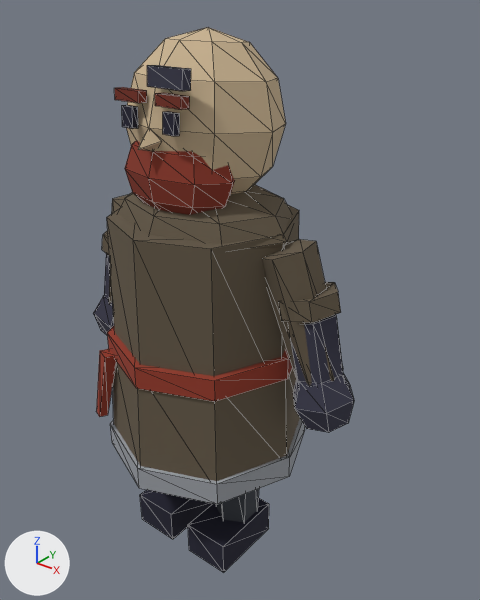
Renders of the glTF model assets/models/characters/abe.glb from each side of a commit.
Before and after are seen from a camera (50 mm lens) standing at (1.312, -1.465, 1.892) and looking at (0.071, 0.086, 0.93). Arrows for +X, +Y and +Z are at lower left; the lights stay in place. The first picture is the older version. Mesh edges are drawn as thin lines. Where no turn or scale is listed for an object, it has been applied to the vertices. Vertices at exactly the same position are counted once.

Objects in the first picture: 'ArmL', 'ArmR', 'Head', 'LegL', 'LegR', 'Torso'.
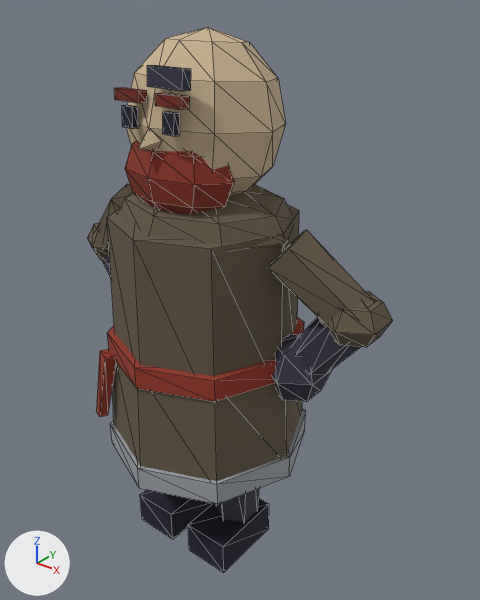
Boxes (x1, y1, x2, y2) around the edits, measured in the pictures (480 x 600 px; the box of a moved part takes in the faces that stretch with it):
'ArmL', reshaped, turned: before (262, 239, 354, 432); after (268, 230, 393, 402)
'ArmR', reshaped, turned: before (93, 194, 129, 335); after (87, 184, 132, 278)
part 1 of me_abe_arml, added (brown): after (318, 291, 393, 347)
part 2 of me_abe_arml, moved or reshaped: before (293, 373, 354, 432); after (272, 334, 332, 402)
part 3 of me_abe_arml, deleted (brown): before (279, 282, 341, 323)
part 4 of me_abe_arml, moved or reshaped: before (263, 239, 344, 387); after (268, 230, 375, 374)
part 5 of me_abe_armr, added: after (87, 223, 109, 260)
part 6 of me_abe_armr, moved or reshaped (not visible afterwards): before (93, 296, 114, 335)
part 7 of me_abe_armr, deleted (mostly hidden): before (102, 230, 109, 255)
part 8 of me_abe_armr, moved or reshaped: before (104, 194, 129, 304); after (96, 184, 132, 278)

What the commit changed:
me_abe_arml is used by ob_arml; parent ob_torso; location (0.3, 0.0, 0.42); rotation (-0.14, -0.175, 0.663), in degrees (-8, -10, 38).
me_abe_arml had 76 vertices, 132 faces and spanned x -0.085..0.127, y -0.11..0.11, z -0.57..0.009.
me_abe_arml now has 84 vertices, 148 faces and spans x -0.057..0.285, y -0.079..0.168, z -0.5..0.064.
me_abe_arml part 1: a new loose piece, a UV sphere (6 segments, 4 rings, poles along z) spanning x 0.104..0.285, y -0.041..0.168, z -0.253..-0.101, in mat_driftwood_d50 (brown #655947).
me_abe_arml part 2: the loose piece of 20 vertices spanning x -0.047..0.127, y -0.11..0.11, z -0.57..-0.35 is moved by (-0.01, 0.04, 0.07).
me_abe_arml part 3: the loose piece of 12 vertices spanning x -0.042..0.122, y -0.095..0.095, z -0.19..-0.13 is deleted.
me_abe_arml part 4: 24 vertices removed from x -0.085..0.11, y -0.08..0.08, z -0.44..0.009; 24 vertices added at x -0.053..0.253, y -0.079..0.135, z -0.384..0.064.
Other edits to the shape of me_abe_arml do not show in these pictures.
me_abe_arml no longer uses material mat_driftwood_l2 (beige #cab491).
me_abe_armr is used by ob_armr; parent ob_torso; location (-0.3, 0.0, 0.42); rotation (-0.14, 0.175, -0.663), in degrees (-8, 10, -38).
me_abe_armr had 76 vertices, 132 faces and spanned x -0.127..0.085, y -0.11..0.11, z -0.57..0.009.
me_abe_armr now has 84 vertices, 148 faces and spans x -0.285..0.057, y -0.079..0.168, z -0.5..0.064.
me_abe_armr part 5: a new loose piece, a UV sphere (6 segments, 4 rings, poles along z) spanning x -0.285..-0.104, y -0.041..0.168, z -0.253..-0.101, in mat_driftwood_d50 (brown #655947).
me_abe_armr part 6: the loose piece of 20 vertices spanning x -0.127..0.047, y -0.11..0.11, z -0.57..-0.35 is moved by (0.01, 0.04, 0.07).
me_abe_armr part 7: the loose piece of 12 vertices spanning x -0.122..0.042, y -0.095..0.095, z -0.19..-0.13 is deleted.
me_abe_armr part 8: 24 vertices removed from x -0.11..0.085, y -0.08..0.08, z -0.44..0.009; 24 vertices added at x -0.253..0.053, y -0.079..0.135, z -0.384..0.064.
Other edits to the shape of me_abe_armr do not show in these pictures.
me_abe_armr no longer uses material mat_driftwood_l2 (beige #cab491).
Object 'ArmL' (ob_arml) turns from (-8, -10, 38) to (0, 0, 0) degrees about x, y and z.
Object 'ArmR' (ob_armr) turns from (-8, 10, -38) to (0, 0, 0) degrees about x, y and z.
